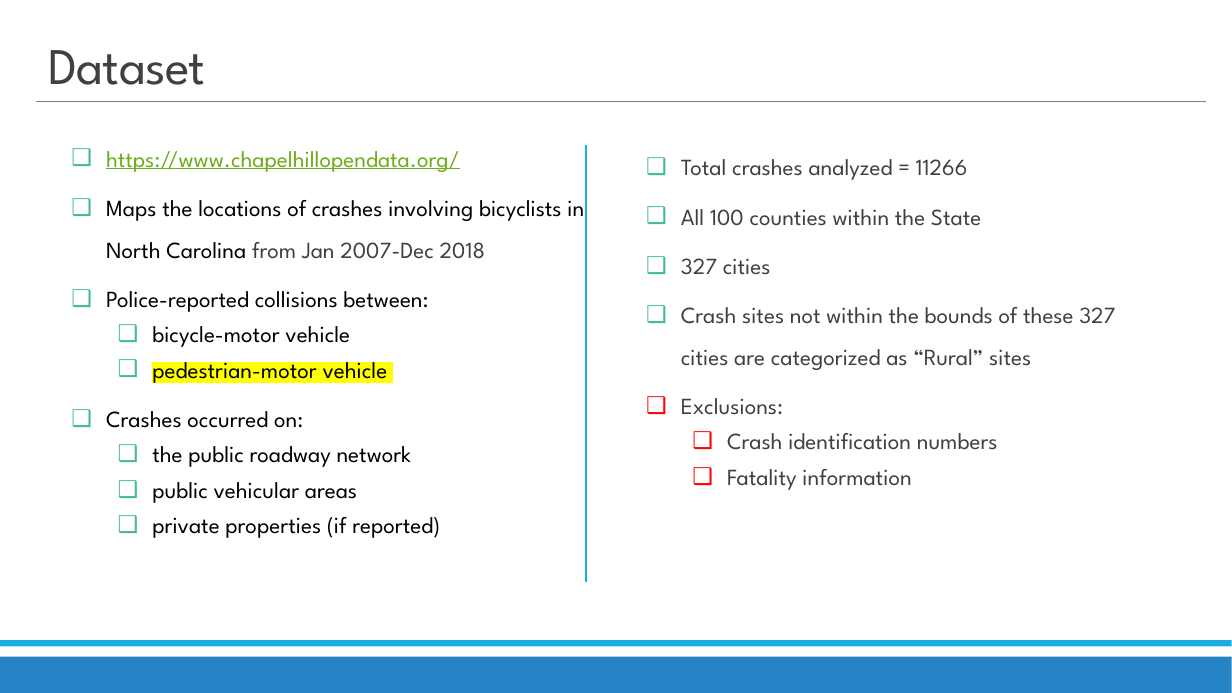
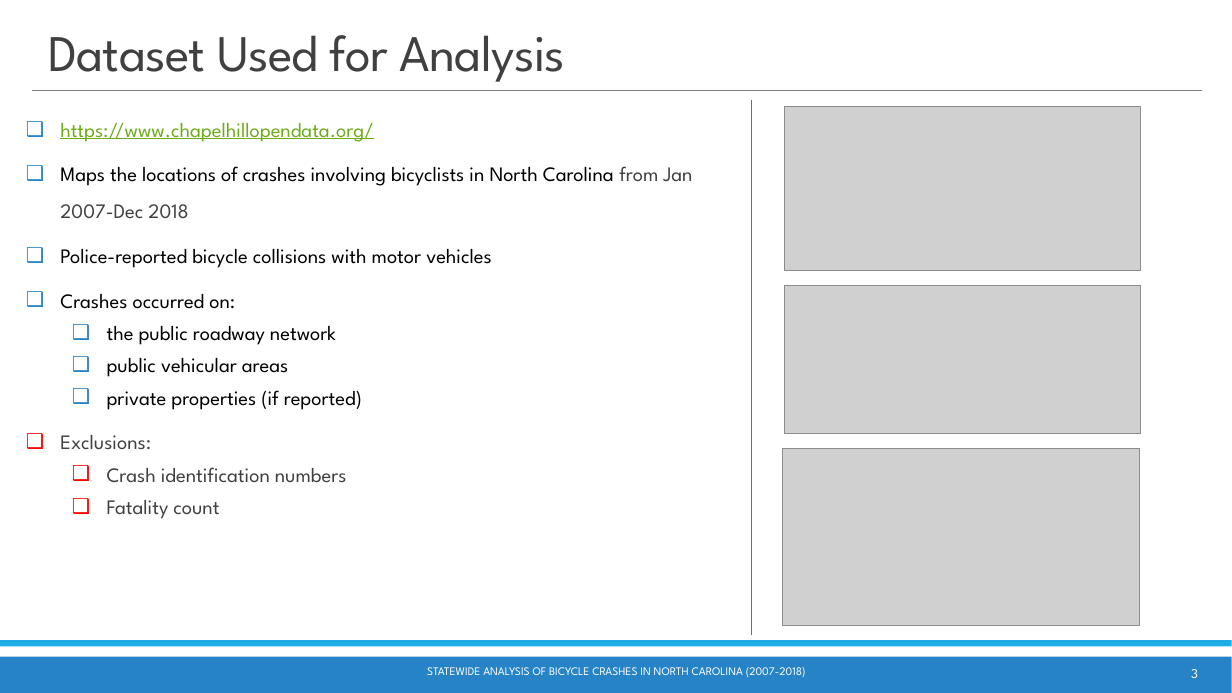
Before and after one commit to waghrayrashi/project-1, a slide deck: slide 3 of Project 1 - Group 2 - Statewide Bicycle Crash Analysis.pptx. Drawn at 1232x693 pixels with LibreOffice and Linux fonts; fonts in the diff are those of the drawing; grey boxes stand for pictures. Boxes give left, top, right and bottom in pixels: in the first picture for what was removed or moved away, otherwise in the second. Text is boxed around its words. In the diff, an @@ line names an element or a change of style, - is before the commit and + after.

Commit message:
fatality analysis updated

```diff
--- a/Project 1 - Group 2 - Statewide Bicycle Crash Analysis.pptx
+++ b/Project 1 - Group 2 - Statewide Bicycle Crash Analysis.pptx
@@ title at <box>48,35,566,82</box>: text changed @@
-Dataset
+Dataset Used for Analysis
@@ text "https://www.chapelhillopendata.org/": place and size @@
-text "https://www.chapelhillopendata.org/" at <box>106,151,584,538</box>
+text "https://www.chapelhillopendata.org/" at <box>60,123,692,519</box>
@@ line moved from (36, 102) - (1206, 102) to (32, 90) - (1202, 90) @@
@@ line moved from (586, 145) - (586, 582) to (751, 100) - (751, 636) @@
@@ line (751, 100) - (751, 636): stroke #1CADE4 1.25 pt to #2683C6 1.25 pt @@
@@ picture added at <box>785,107,1141,271</box> @@
@@ text at <box>60,123,692,410</box>: size 18 to 16 pt in "https://www.chapelhillopendata.org/", "Maps the locations of crashes involving bicyclists ...", "Crashes occurred on:", "the public roadway network" and 2 more places; bullet colour #42BA97 to #2683C6 @@
@@ text removed at <box>681,159,1115,490</box> @@
-❑ Total crashes analyzed = 11266
-❑ All 100 counties within the State
-❑ 327 cities
-❑ Crash sites not within the bounds of these 327 cities are categorized as “Rural” sites
-❑ Exclusions:
-  ❑ Crash identification numbers
-  ❑ Fatality information
@@ text at <box>60,249,492,268</box>: text changed; size 18 to 16 pt @@
-❑ Police-reported collisions between:
-  ❑ bicycle-motor vehicle
-  ❑ pedestrian-motor vehicle
+❑ Police-reported bicycle collisions with motor vehicles
@@ picture added at <box>785,286,1141,433</box> @@
@@ text at <box>60,435,347,519</box>: paragraphs added @@
+❑ Exclusions:
+  ❑ Crash identification numbers
+  ❑ Fatality count
@@ picture added at <box>783,448,1140,625</box> @@
@@ text added at <box>427,667,806,677</box>, 9 pt, text #FFFFFF @@
+STATEWIDE ANALYSIS OF BICYCLE CRASHES IN NORTH CAROLINA (2007-2018)
@@ page number added at <box>1191,669,1198,678</box>, 10.5 pt, text #FFFFFF @@
+3
```
Also in this commit, not shown: 6 other slides changed, 13 slides added, 11 slides removed, 22 other files.
